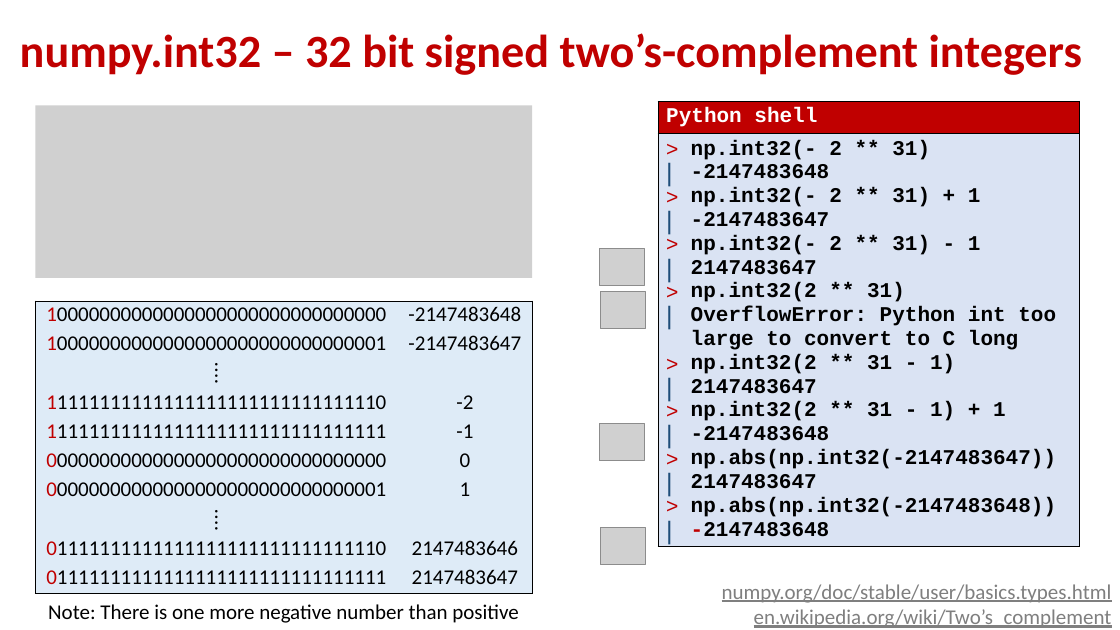
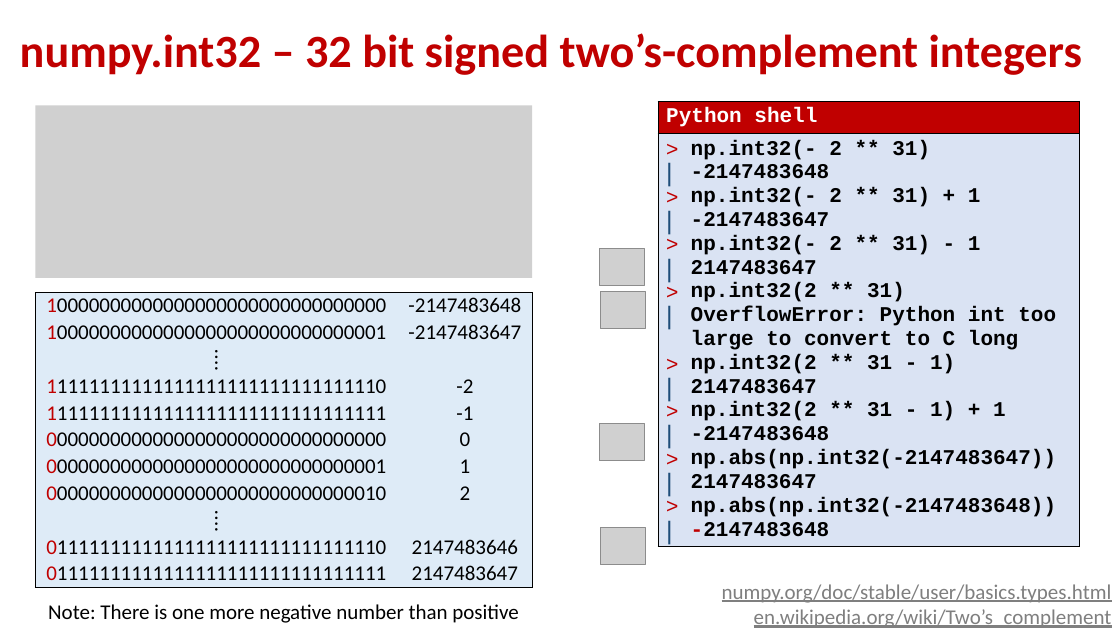
Before and after one commit to gsbrodal/gsbrodal.github.io, a slide deck: slide 20 of ipsa/slides/numpy.pptx. Drawn at 1120x630 pixels with LibreOffice and Linux fonts; fonts in the diff are those of the drawing; grey boxes stand for pictures. Boxes give left, top, right and bottom in pixels: in the first picture for what was removed or moved away, otherwise in the second. Text is boxed around its words. In the diff, an @@ line names an element or a change of style, - is before the commit and + after.

Commit message:
all-slides.pdf code.zip numpy.pdf numpy.pptx optimization.pdf optimization.pptx

```diff
--- a/ipsa/slides/numpy.pptx
+++ b/ipsa/slides/numpy.pptx
@@ table at [35,293,532,588] @@
+row 8: 00000000000000000000000000000010 | 2
@@ table: place and size @@
-table at [35,302,532,595]
+table at [35,293,532,588]
```
Also in this commit, not shown: 2 other slides changed, 5 other files.
